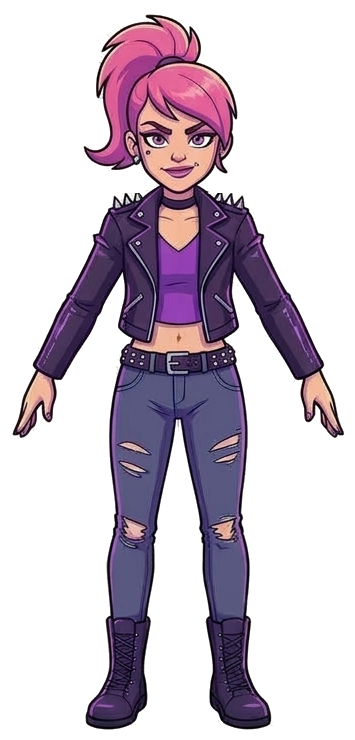
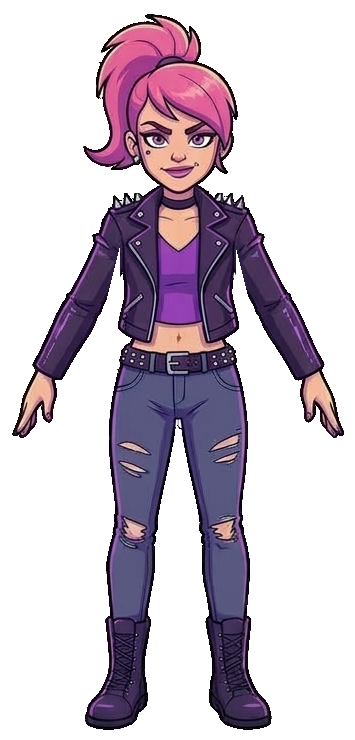
Layer changes from the first 355x740 image to the second:
moved "hand_L" above "hand_R", painted on it over [300, 375, 344, 438]
moved "hand_R" above "arm_lower_L", painted on it over [12, 371, 58, 438]
moved "arm_lower_L" above "arm_lower_R", painted on it over [255, 288, 325, 385]
moved "arm_lower_R" above "torso", painted on it over [32, 288, 101, 381]
painted on "torso" over [107, 193, 248, 380]
painted on "head" over [83, 14, 240, 193]
painted on "arm_upper_L" over [231, 199, 291, 313]
painted on "arm_upper_R" over [65, 201, 125, 313]
painted on "leg_upper_L" over [178, 380, 248, 527]
painted on "leg_upper_R" over [109, 380, 178, 528]
painted on "leg_lower_L" over [199, 525, 273, 730]
painted on "leg_lower_R" over [85, 524, 158, 730]
